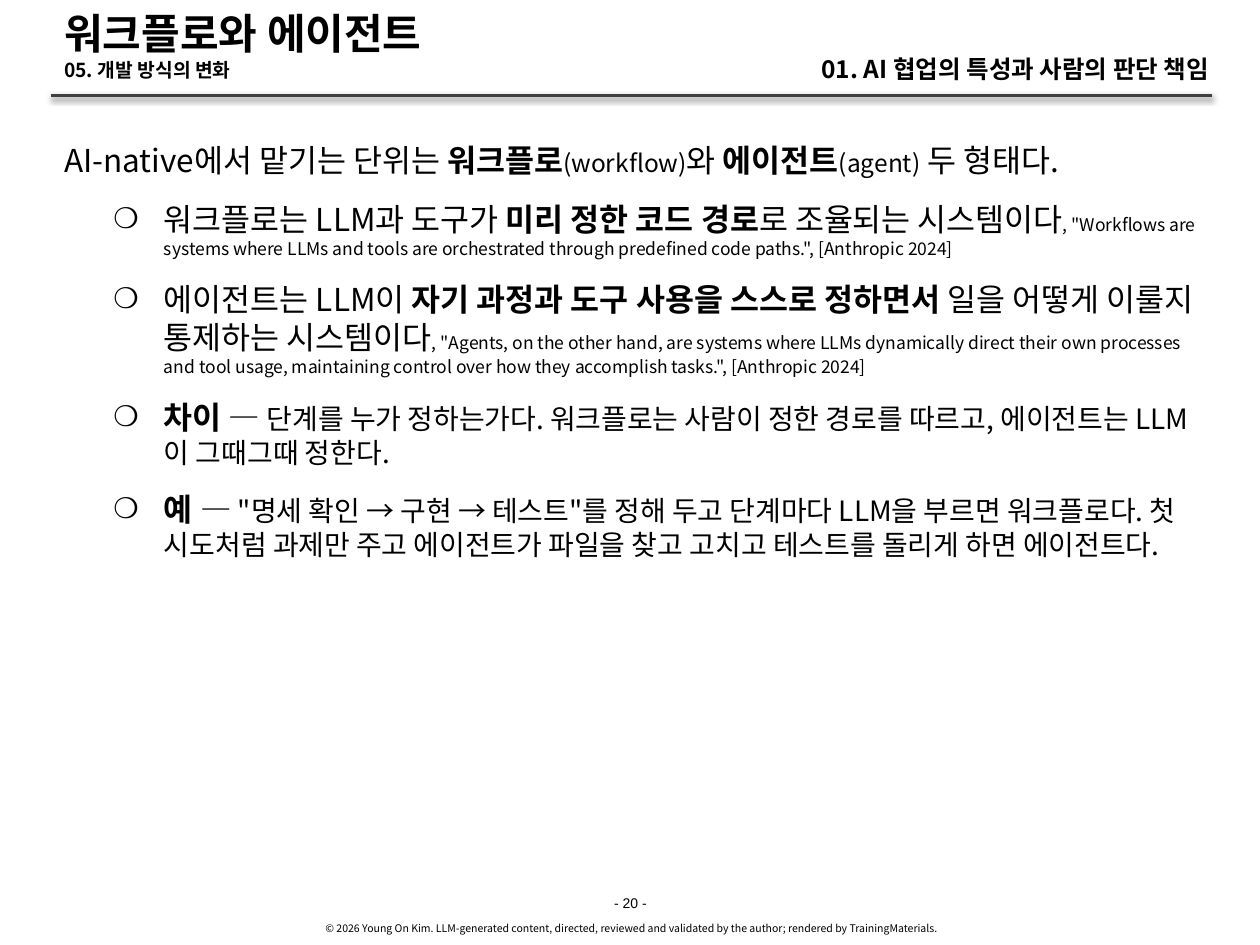
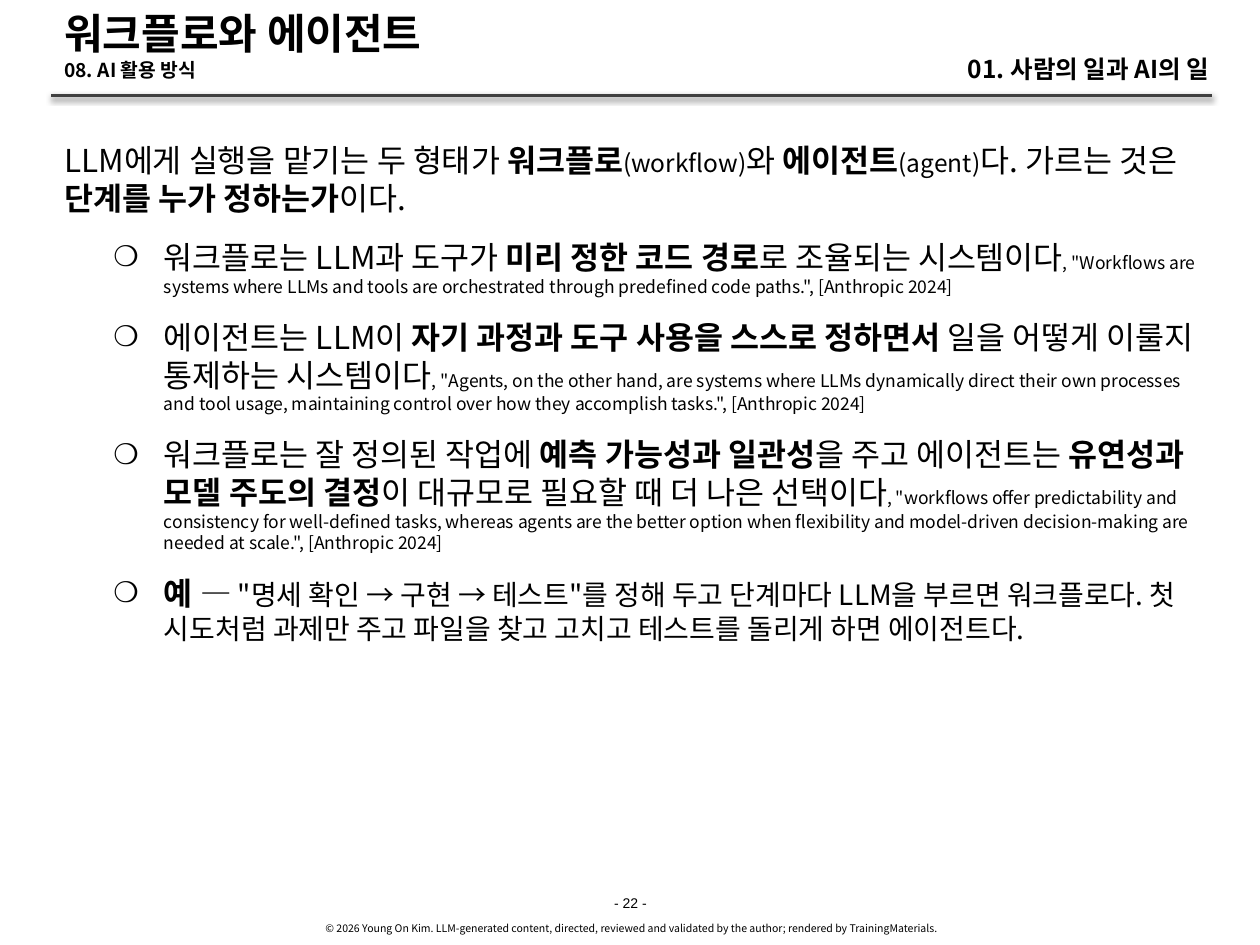
Before and after one commit to YoungSan77/TrainingMaterials, a slide deck: slide 22 of courses/ai-native/sessions/s01.pptx (slide 20 before the commit). Drawn at 1260x945 pixels with LibreOffice and Linux fonts; fonts in the diff are those of the drawing. Boxes give left, top, right and bottom in pixels: in the first picture for what was removed or moved away, otherwise in the second. Text is boxed around its words. In the diff, an @@ line names an element or a change of style, - is before the commit and + after.

```diff
--- a/courses/ai-native/sessions/s01.pptx
+++ b/courses/ai-native/sessions/s01.pptx
@@ text at [968, 57, 1210, 81]: text changed @@
-01. AI 협업의 특성과 사람의 판단 책임
+01. 사람의 일과 AI의 일
@@ title at [64, 60, 196, 79]: text changed @@
-05. 개발 방식의 변화
+08. AI 활용 방식
@@ text at [64, 145, 1177, 213]: text changed @@
-AI-native에서 맡기는 단위는 워크플로(workflow)와 에이전트(agent) 두 형태다.
+LLM에게 실행을 맡기는 두 형태가 워크플로(workflow)와 에이전트(agent)다. 가르는 것은 단계를 누가 정하는가이다.
@@ text at [164, 439, 1189, 642]: text changed; size 16 to 10 pt @@
-    ❍ 차이 — 단계를 누가 정하는가다. 워크플로는 사람이 정한 경로를 따르고, 에이전트는 LLM이 그때그때 정한다.
-    ❍ 예 — "명세 확인 → 구현 → 테스트"를 정해 두고 단계마다 LLM을 부르면 워크플로다. 첫 시도처럼 과제만 주고 에이전트가 파일을 찾고 고치고 테스트를 돌리게 하면 에이전트다.
+    ❍ 워크플로는 잘 정의된 작업에 예측 가능성과 일관성을 주고 에이전트는 유연성과 모델 주도의 결정이 대규모로 필요할 때 더 나은 선택이다, "workflows offer predictability and consistency for well-defined tasks, whereas agents are the better option when flexibility and model-driven decision-making are needed at scale.", [Anthropic 2024]
+    ❍ 예 — "명세 확인 → 구현 → 테스트"를 정해 두고 단계마다 LLM을 부르면 워크플로다. 첫 시도처럼 과제만 주고 파일을 찾고 고치고 테스트를 돌리게 하면 에이전트다.
@@ text at [623, 898, 639, 908]: text changed @@
-- 20 -
+- 22 -
```
Also in this commit, not shown: 21 other slides changed, 12 slides added, 6 slides removed, 43 other files.
